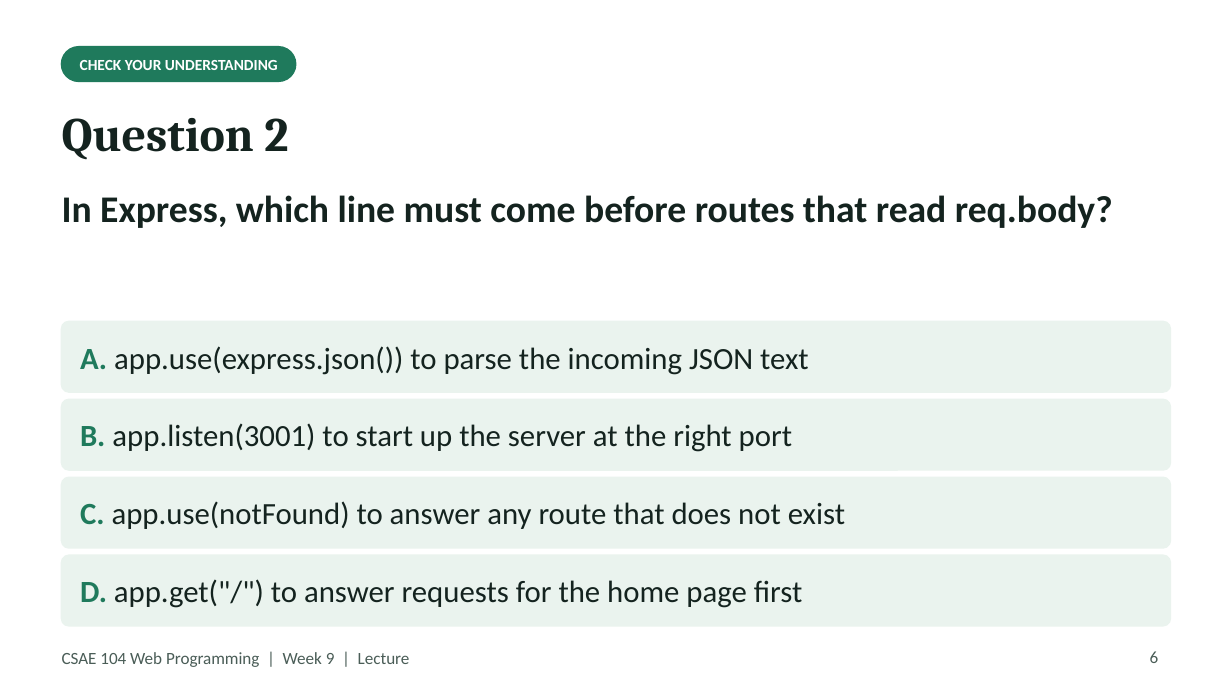
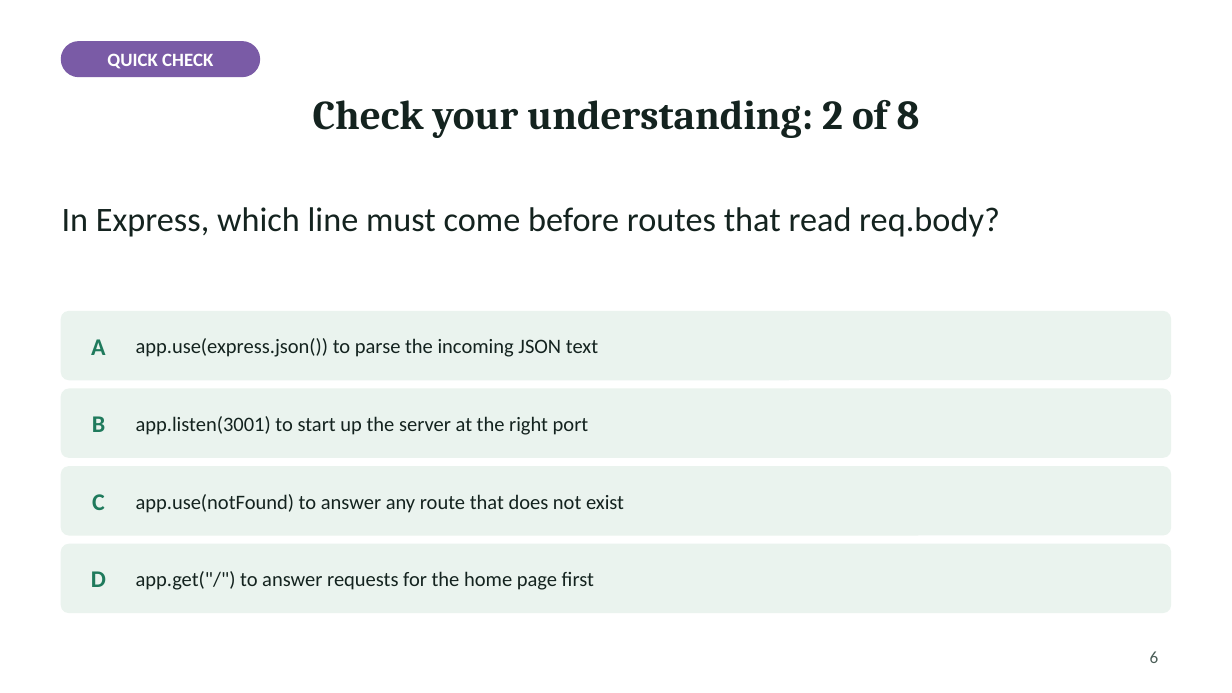
Before and after one commit to Haydzz9/sae104-site, a slide deck: slide 6 of downloads/lecture/Week_09_Lecture_Midterm.pptx. Drawn at 1232x693 pixels with LibreOffice and Linux fonts; fonts in the diff are those of the drawing. Boxes give left, top, right and bottom in pixels: in the first picture for what was removed or moved away, otherwise in the second. Text is boxed around its words. In the diff, an @@ line names an element or a change of style, - is before the commit and + after.

```diff
--- a/downloads/lecture/Week_09_Lecture_Midterm.pptx
+++ b/downloads/lecture/Week_09_Lecture_Midterm.pptx
@@ rounded rectangle: place and size @@
-rounded rectangle at (62,47,296,81)
+rounded rectangle at (62,42,259,76)
@@ rounded rectangle at (62,42,259,76): fill #1F7A5C to #7A5BA6; outline #1F7A5C 1 pt to #7A5BA6 1 pt @@
@@ text added at (107,53,213,69), 11 pt, text #FFFFFF, bold @@
+QUICK CHECK
@@ title "Check your understanding: 2 of ..." at (313,100,920,138): vertical alignment middle to top @@
@@ title removed at (62,118,288,160) @@
-Question 2
@@ title at (313,100,920,138): text changed; size 9 to 24 pt; font Calibri to Cambria; text colour #FFFFFF to #14231F @@
-CHECK YOUR UNDERSTANDING
+Check your understanding: 2 of 8
@@ text "In Express, which line must ...": place and size @@
-text "In Express, which line must ..." at (62,195,1113,228)
+text "In Express, which line must ..." at (62,207,1000,237)
@@ text "In Express, which line must ..." at (62,207,1000,237): size 22 to 20 pt, bold off @@
@@ rounded rectangle: place and size @@
-rounded rectangle at (62,322,1170,392)
+rounded rectangle at (62,312,1170,379)
@@ text added at (91,339,105,355), 14 pt, text #1F7A5C, bold @@
+A
@@ text at (136,338,598,357): text changed; size 18 to 12 pt @@
-A. app.use(express.json()) to parse the incoming JSON text
+app.use(express.json()) to parse the incoming JSON text
@@ rounded rectangle: place and size @@
-rounded rectangle at (62,399,1170,469)
+rounded rectangle at (62,389,1170,457)
@@ text added at (92,416,105,432), 14 pt, text #1F7A5C, bold @@
+B
@@ text at (136,416,589,435): text changed; size 18 to 12 pt @@
-B. app.listen(3001) to start up the server at the right port
+app.listen(3001) to start up the server at the right port
@@ rounded rectangle: place and size @@
-rounded rectangle at (62,556,1170,626)
+rounded rectangle at (62,467,1170,535)
@@ text added at (92,494,105,510), 14 pt, text #1F7A5C, bold @@
+C
@@ text at (136,494,624,513): text changed; size 18 to 12 pt @@
-C. app.use(notFound) to answer any route that does not exist
+app.use(notFound) to answer any route that does not exist
@@ proportions changed in 4 elements at (62,312,1170,379), (62,467,1170,535), (62,389,1170,457), (62,545,1170,612) @@
@@ rounded rectangle: place and size @@
-rounded rectangle at (62,478,1170,548)
+rounded rectangle at (62,545,1170,612)
@@ text added at (91,571,106,587), 14 pt, text #1F7A5C, bold @@
+D
@@ text at (136,571,594,590): text changed; size 18 to 12 pt @@
-D. app.get("/") to answer requests for the home page first
+app.get("/") to answer requests for the home page first
@@ text removed at (62,652,410,667) @@
-CSAE 104 Web Programming | Week 9 | Lecture
```
Also in this commit, not shown: 12 other slides changed, 1 slide removed, 42 other files.
